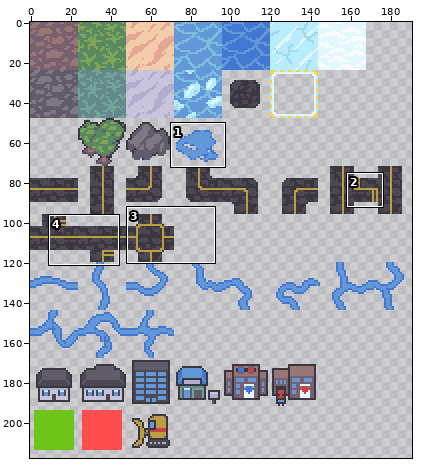
One commit to this sprite sheet: src/test.png. Above: a wide view before the commit, with the close-up outlined.
Close-up. First the earlier version:
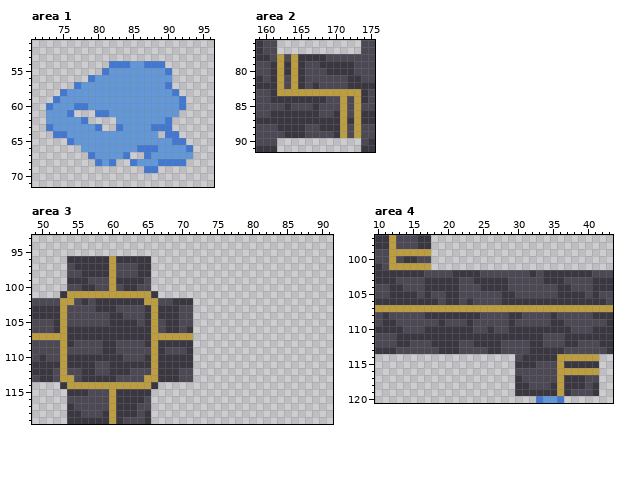
The file is 192x400 pixels. Shown: area 1: x 71..96, y 51..71; area 2: x 159..175, y 76..91; area 3: x 49..91, y 93..119; area 4: x 10..43, y 97..120. The wide view leaves out empty margins. The commit also changed other parts of the picture, which this record leaves out.
And afterwards:
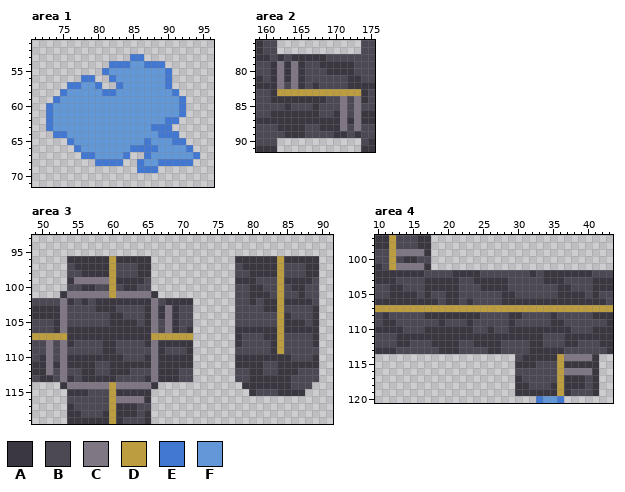
Palette (. is transparent): A #3b3741  B #4c4854  C #807785  D #bc9d40  E #4278d1  F #6298d8
The edit:
Changed rows in their new state; - is an unchanged pixel.
Area 1:
first column x 73:
53 ------------EE--------
56 -----E-..E-------E----
57 ---E---E..E-----------
58 --------EE------------
60 ----FF----------------
61 E--FFFFFF----------E--
62 E----FFFFF--------E---
63 -------FFFF-----------
64 ----------------E-----
65 --------------E-------
66 ----E-------E---------
67 -----E---------------E
68 --------E-E-.E------E-
69 -------------E--------
Area 2:
first column x 162:
78 A-A---------
79 C-C---------
80 C-C---------
81 CAC---------
82 C-C---------
84 ---------C-C
85 ---------C-C
86 ---------C-C
87 ---------C-C
88 ---------C-C
89 ---------A-A
Area 3:
first column x 51:
 96 ---------------------------AAAAAADAAAAA
 97 ---------------------------BAAAAADBBBAA
 98 ---------------------------BBAAAADBBBAA
 99 ----CCCCC------------------AAABBBDAAAAB
100 ---------------------------BBAABBDBAABB
101 ---CCCCCC-CCCCC------------BBAAABDBBABB
102 --CA----------AC-A---------BBABAADAAAAB
103 --C------------C-C---------BBBBAADBBBBA
104 --C------------C-C---------BBBBBBDABBBA
105 --C------------C-C---------BBBBBBDAAABA
106 --C------------C-C---------AAAAAADAAAAA
107 ---------------------------ABBBAADBBBBA
108 C-C------------C-----------ABBBBADBBBBA
109 C-C------------C-----------BBBBBADBBBBB
110 C-C------------C-----------AAAAAAAABBBA
111 C-C------------C-----------AAAABBAAAAAA
112 C-C------------C-----------BBAABBAAABBB
113 --CA----------AC-----------BBAAAAAABBBB
114 ---CCCCCC-CCCCC-------------AAAAAAABBB-
115 -----------------------------ABBBAAAA--
116 ----------CCCCA------------------------
Area 4:
first column x 13:
 99 CCCCA
101 CCCCA
first column x 37:
114 CCCCA
116 CCCCA
117 ----A
Boxes around the changes in both close-ups, in picture pixels (x1, y1, x2, y2):
changed: (46, 54, 200, 173)
changed: (277, 54, 298, 89)
changed: (340, 96, 361, 138)
added: (235, 256, 319, 396)
changed: (46, 277, 172, 403)
changed: (396, 249, 431, 270)
changed: (564, 354, 599, 382)
